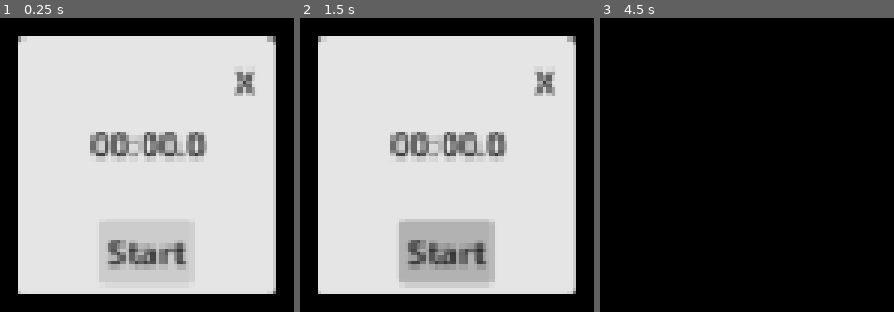
Above: before the commit, frames 1-3 (left to right).
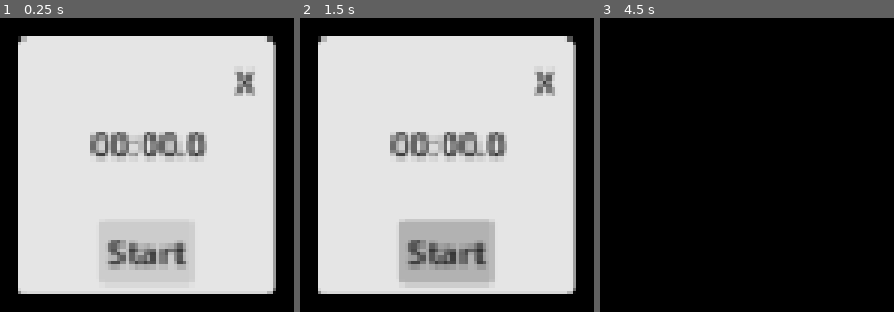
Above: after the commit, the same moments.

Repository: Stenium112/Catssroom
Game: Godot game, scene res://chrono.tscn
Two runs of this game, one before a commit and one after it. Both use one fixed random seed, a clock stepped at 60 frames per second and the inputs below. This scene is started directly instead of the project's main scene.
Inputs (mouse positions are in pixels of both pictures, inside the frame that each line leads up to):
- Up to frame 1 (0.25 s): no input
- Up to frame 2 (1.5 s): click "Start" at 0.5 s; click "Start" at 1.25 s
- Up to frame 3 (4.5 s): click "Start" at 2 s; click "X" at 2.75 s; tap Enter at 3.5 s; move the mouse to (outside the picture) at 3.52 s; press the mouse at (outside the picture) at 3.53 s; tap Space at 4.25 s; move the mouse to (outside the picture) at 4.27 s; release the mouse at (outside the picture) at 4.28 s; tap Middle mouse button (mouse wheel) at 4.35 s

The runs differ from the first frame. In frame 1, 1.0% of the frame differs, in the area x 6-94%, y 6-94%; in frame 2, 1.0%; in frame 3, nothing differs.

Commit message:
Added transparennt flags to all windows

Diff:
--- a/chrono.tscn
+++ b/chrono.tscn
@@ -4,12 +4,14 @@
 [ext_resource type="Script" uid="uid://0onsv2q1w55n" path="res://chrono.gd" id="2_6uio6"]
 
 [node name="Chrono" type="Window" unique_id=1485990453]
+transparent_bg = true
 oversampling_override = 1.0
 title = "Chrono"
 initial_position = 1
 size = Vector2i(125, 125)
 borderless = true
 always_on_top = true
+transparent = true
 content_scale_mode = 1
 content_scale_aspect = 1
 
--- a/widget/barre.tscn
+++ b/widget/barre.tscn
@@ -4,12 +4,14 @@
 [ext_resource type="Theme" uid="uid://w8bybooxrfq2" path="res://assets/themes/style.tres" id="2_urdoc"]
 
 [node name="barre" type="Window" unique_id=1990801582]
+transparent_bg = true
 oversampling_override = 1.0
 title = "Bar"
 position = Vector2i(0, 36)
 size = Vector2i(235, 36)
 borderless = true
 always_on_top = true
+transparent = true
 script = ExtResource("1_8d1ea")
 
 [node name="Panel" type="Panel" parent="." unique_id=1055503955]
